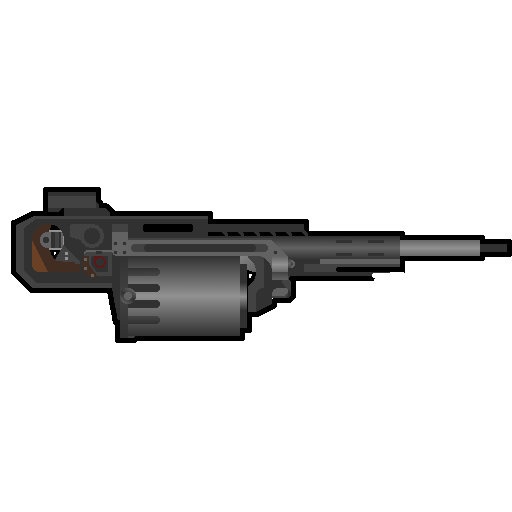
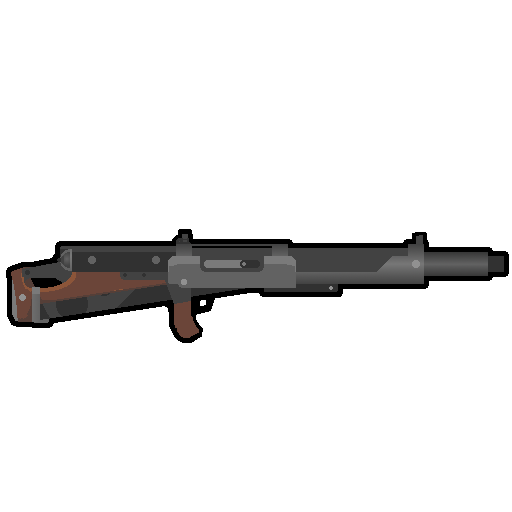
Layers edited between the first and the second (512, 512) image:
hid "Mega MG" over [11, 187, 512, 343]
added layer "Machine Rifle" above "Gas Charge Pistol" over [6, 229, 509, 343]
